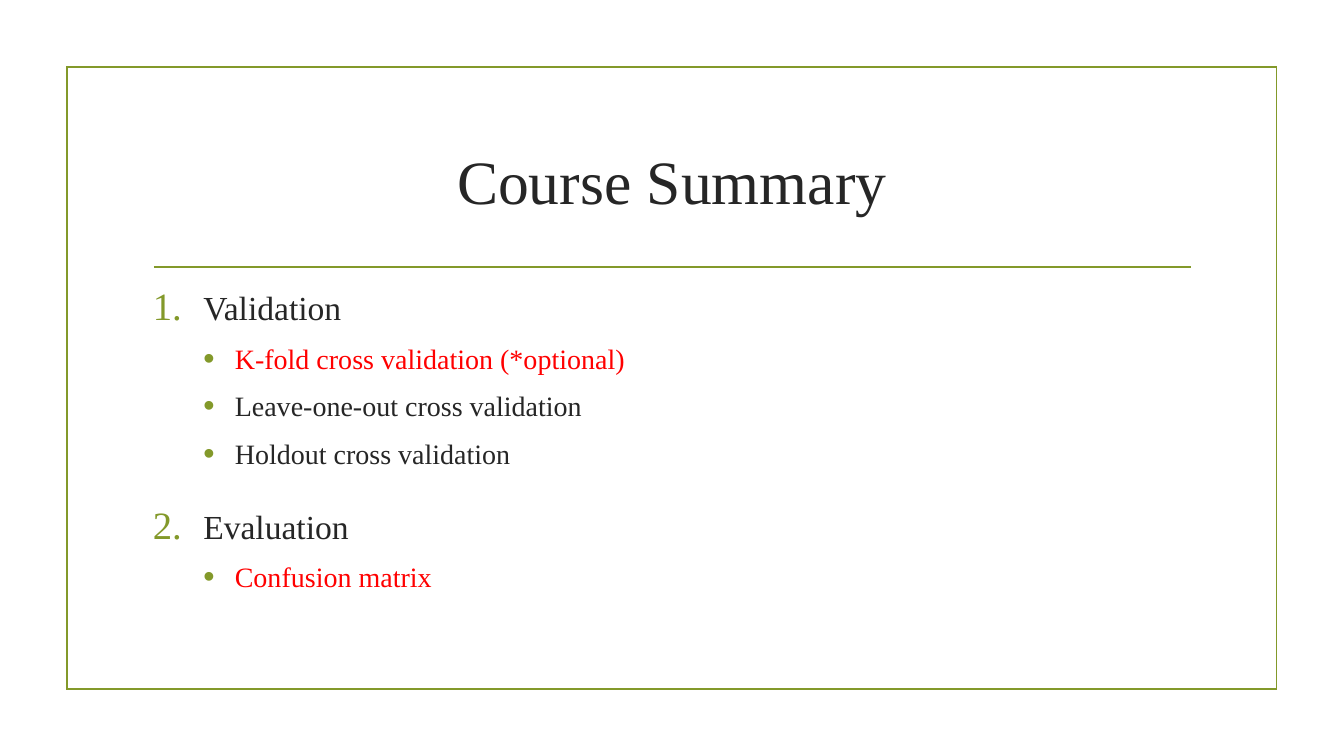
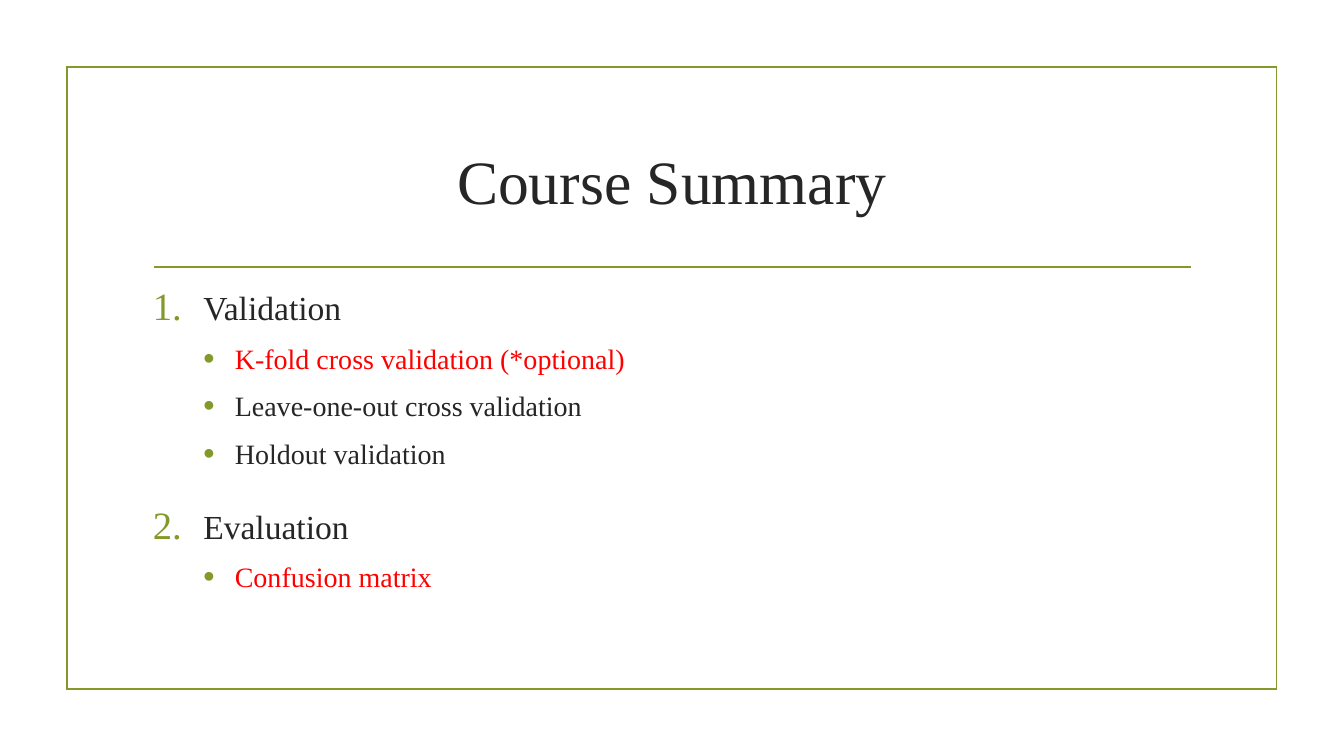
Before and after one commit to gama79530/ML_workshop, a slide deck: slide 2 of ML_workshop.pptx (slide 3 before the commit). Drawn at 1344x756 pixels with LibreOffice and Linux fonts; fonts in the diff are those of the drawing; background and template pictures are left out. Boxes give left, top, right and bottom in pixels: in the first picture for what was removed or moved away, otherwise in the second. Text is boxed around its words. In the diff, an @@ line names an element or a change of style, - is before the commit and + after.

```diff
--- a/ML_workshop.pptx
+++ b/ML_workshop.pptx
@@ text at [235,444,446,465]: text changed @@
-  • Holdout cross validation
+  • Holdout validation
```
Also in this commit, not shown: 1 other slide changed, 3 slides added, 1 slide removed, 1 other file.
